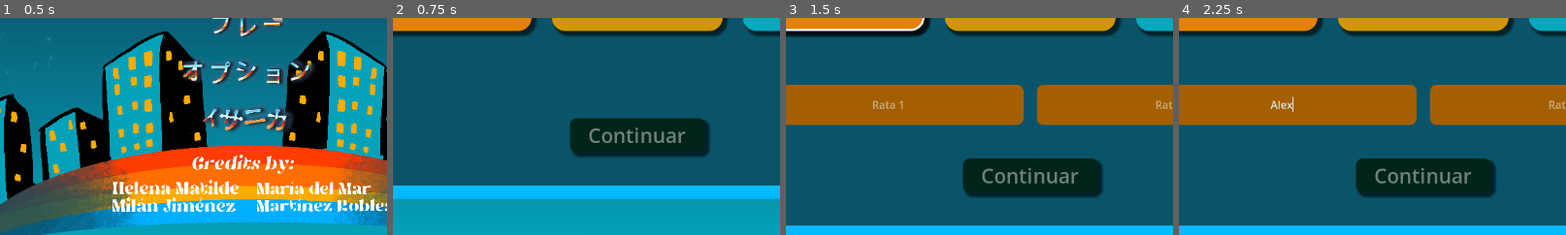
Above: before the commit, frames 1-4 (left to right).
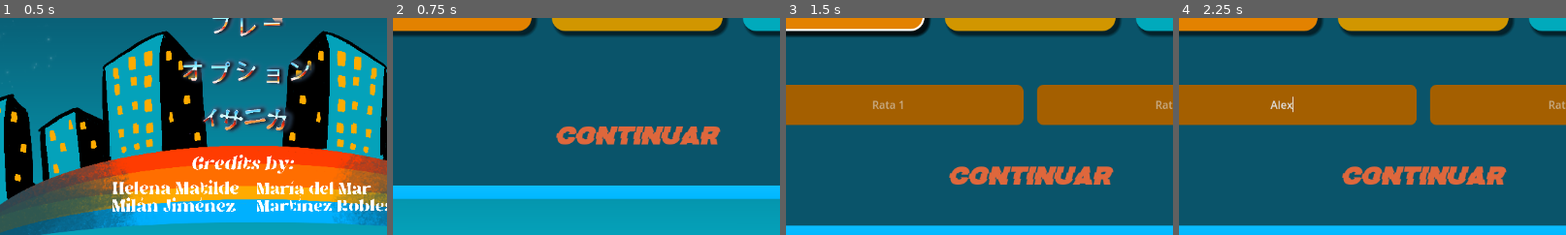
Above: after the commit, the same moments.

Repository: mamRobles/Las_ratas_dan_la_lata
Game: Godot game, scene res://Inicio/Scenes/MDI.tscn
The game is run twice, just before and just after one commit, with the same random seed, the same clock (stepped at 60 frames per second) and the same inputs.
Inputs (mouse positions are % of the whole screen's width and height, from its top left):
- Up to frame 1 (0.5 s): no input
- Up to frame 2 (0.75 s): click (50, 50) at 0.5 s
- Up to frame 3 (1.5 s): click "2 Jugadores" at 1.25 s
- Up to frame 4 (2.25 s): click (32, 68) at 2.02 s; type "Alex" at 2.1 s
The pictures show only the part of the screen within x 18-68%, y 49-98%; the shares and areas given below are measured in that part.

Frame 1 is identical in both runs. In frame 2, 6.9% of the frame differs, in the area x 42-85%, y 45-65%; in frame 3, 6.8%; in frame 4, 6.8%.

Commit message:
terminado el scj para seguir la estética del juego, he cambiado el botón de continuar

Diff:
--- a/Inicio/Scenes/SCJ.tscn
+++ b/Inicio/Scenes/SCJ.tscn
@@ -16,6 +16,7 @@
 [ext_resource type="StyleBox" uid="uid://cvbyvbtwaigie" path="res://Inicio/SCJ4jugadoresHover.tres" id="13_ffef2"]
 [ext_resource type="StyleBox" uid="uid://cfnb7qc7hnjqe" path="res://Inicio/SCJ4jugadoresPressedtres.tres" id="14_oglkk"]
 [ext_resource type="StyleBox" uid="uid://bvi3fn7uoj0c6" path="res://Inicio/SCJ4jugadoresNormal.tres" id="15_8f83i"]
+[ext_resource type="FontFile" uid="uid://c02jnbv0ks7j" path="res://Inicio/Bugfast.otf" id="16_ffef2"]
 
 [sub_resource type="ShaderMaterial" id="ShaderMaterial_ylbko"]
 shader = ExtResource("2_eb7bp")
@@ -48,50 +49,12 @@
 
 [sub_resource type="StyleBoxTexture" id="StyleBoxTexture_kpcbp"]
 
-[sub_resource type="StyleBoxFlat" id="StyleBoxFlat_ajlxt"]
-bg_color = Color(0, 0.305882, 0.203922, 1)
-corner_radius_top_left = 10
-corner_radius_top_right = 10
-corner_radius_bottom_right = 10
-corner_radius_bottom_left = 10
-shadow_size = 5
-shadow_offset = Vector2(5, 5)
-
-[sub_resource type="StyleBoxFlat" id="StyleBoxFlat_wj063"]
-bg_color = Color(0, 0.141176, 0.0941176, 1)
-corner_radius_top_left = 10
-corner_radius_top_right = 10
-corner_radius_bottom_right = 10
-corner_radius_bottom_left = 10
-shadow_size = 5
-shadow_offset = Vector2(5, 5)
-
-[sub_resource type="StyleBoxFlat" id="StyleBoxFlat_u206l"]
-bg_color = Color(0, 0.388235, 0.258824, 1)
-corner_radius_top_left = 10
-corner_radius_top_right = 10
-corner_radius_bottom_right = 10
-corner_radius_bottom_left = 10
-shadow_size = 5
-shadow_offset = Vector2(5, 5)
-
-[sub_resource type="StyleBoxFlat" id="StyleBoxFlat_6vx8u"]
-bg_color = Color(0, 0.223529, 0.14902, 1)
-corner_radius_top_left = 10
-corner_radius_top_right = 10
-corner_radius_bottom_right = 10
-corner_radius_bottom_left = 10
-shadow_size = 5
-shadow_offset = Vector2(5, 5)
-
-[sub_resource type="StyleBoxFlat" id="StyleBoxFlat_obelw"]
-bg_color = Color(0, 0.470588, 0.313726, 1)
-corner_radius_top_left = 10
-corner_radius_top_right = 10
-corner_radius_bottom_right = 10
-corner_radius_bottom_left = 10
-shadow_size = 5
-shadow_offset = Vector2(5, 5)
+[sub_resource type="StyleBoxFlat" id="StyleBoxFlat_oglkk"]
+bg_color = Color(0.6, 0.6, 0.6, 0)
+corner_radius_top_left = 20
+corner_radius_top_right = 20
+corner_radius_bottom_right = 20
+corner_radius_bottom_left = 20
 
 [node name="SCJ" type="Control"]
 layout_mode = 3
@@ -202,12 +165,16 @@
 custom_minimum_size = Vector2(200, 50)
 layout_mode = 2
 size_flags_horizontal = 4
-theme_override_font_sizes/font_size = 30
-theme_override_styles/focus = SubResource("StyleBoxFlat_ajlxt")
-theme_override_styles/disabled = SubResource("StyleBoxFlat_wj063")
-theme_override_styles/hover = SubResource("StyleBoxFlat_u206l")
-theme_override_styles/pressed = SubResource("StyleBoxFlat_6vx8u")
-theme_override_styles/normal = SubResource("StyleBoxFlat_obelw")
+theme_override_colors/font_disabled_color = Color(0.870324, 0.403282, 0.237275, 1)
+theme_override_colors/font_color = Color(0.448734, 0.582967, 0.661296, 1)
+theme_override_colors/font_focus_color = Color(1, 1, 1, 1)
+theme_override_fonts/font = ExtResource("16_ffef2")
+theme_override_font_sizes/font_size = 40
+theme_override_styles/focus = SubResource("StyleBoxFlat_oglkk")
+theme_override_styles/disabled = SubResource("StyleBoxFlat_oglkk")
+theme_override_styles/hover = SubResource("StyleBoxFlat_oglkk")
+theme_override_styles/pressed = SubResource("StyleBoxFlat_oglkk")
+theme_override_styles/normal = SubResource("StyleBoxFlat_oglkk")
 disabled = true
 text = "Continuar"
 
--- a/Inicio/Scripts/scj.gd
+++ b/Inicio/Scripts/scj.gd
@@ -66,13 +66,14 @@
 func _name_entered(nombre: String, indice: int) -> void:
 	if nombre.length() > MAX_LONGITUD_NOMBRES:
 		nombre = nombre.substr(0, MAX_LONGITUD_NOMBRES-3) + "..."
-	if INICIO.nombres_jugadores.is_empty():
+	if INICIO.nombres_jugadores.is_empty() or INICIO.nombres_jugadores.size()<INICIO.num_jugadores:
 		for i in INICIO.num_jugadores:
 			INICIO.nombres_jugadores.append("")
 	INICIO.nombres_jugadores.set(indice, nombre)
 	if !INICIO.setNombres_jugadores[indice]:
 		INICIO.setNombres_jugadores[indice] =true
 		INICIO.nombresPuestos+=1
+
 	if INICIO.nombresPuestos == INICIO.num_jugadores:
 		get_node("PanelContainer2/PanelContainer/MarginContainer/VBoxContainer/Button").disabled = false
 
Not shown: 1 places in Inicio/Scenes/SCJ.tscn that only renumber resources
